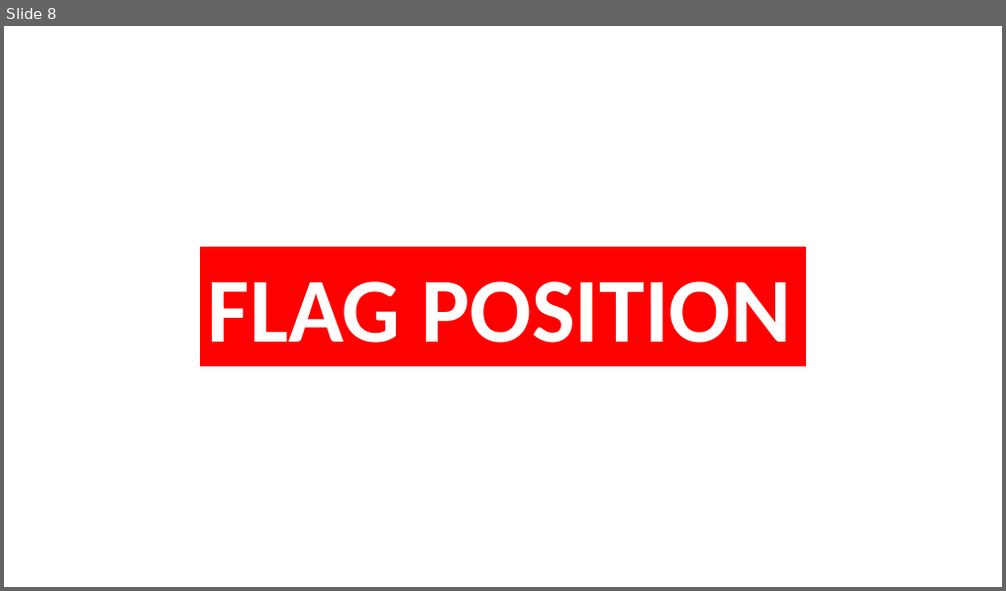
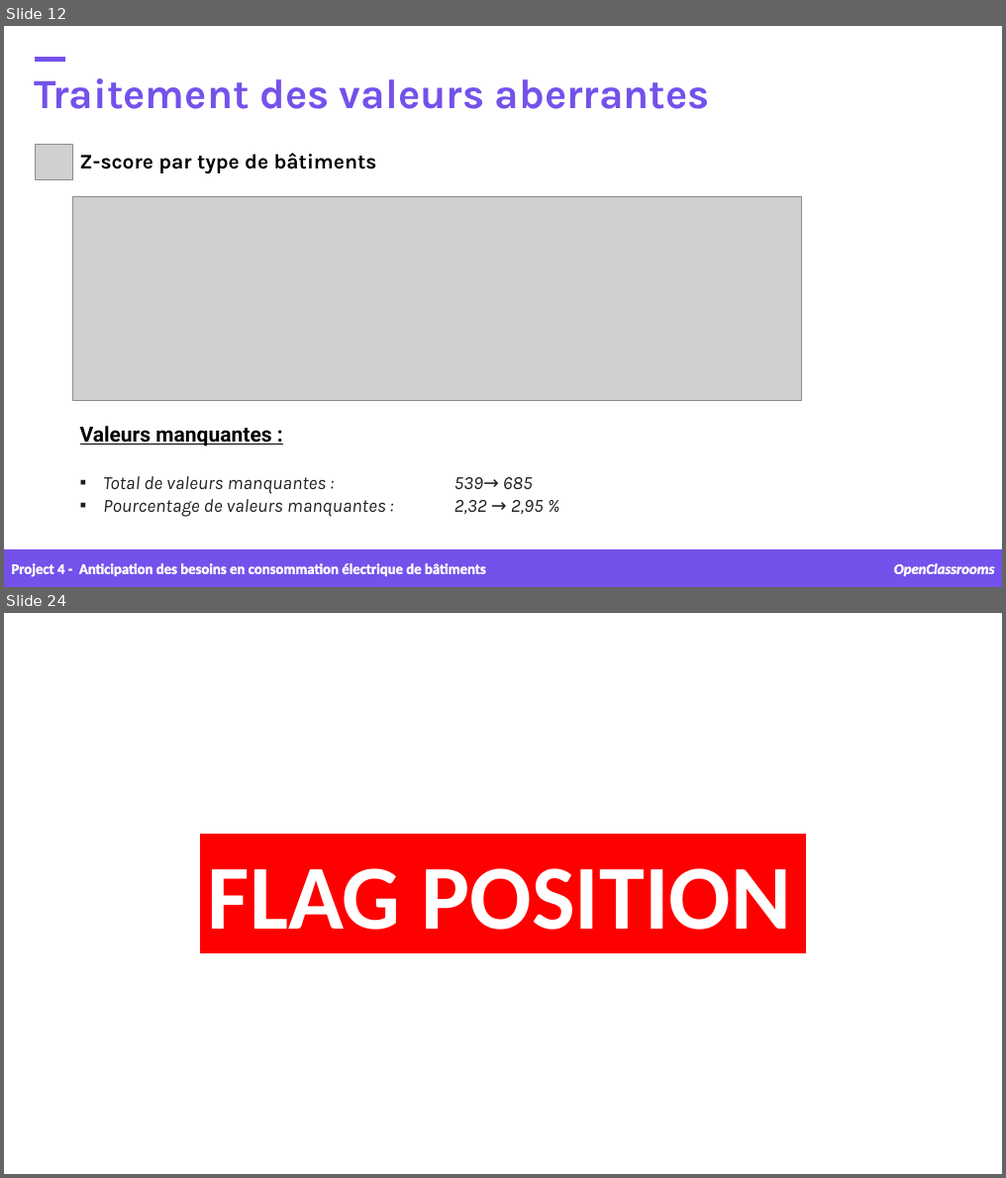
Before and after one commit to samirhinojosa/OC-P4-consumption-needs-of-buildings, a slide deck: supports/P4_presentation v1.pptx. Shown one above the other, each under a label of ours: slide 8 before the commit, slides 12 and 24 after it; the slides between them are not shown. The pictures are 1006x591 and 1006x1178 pixels, drawn with LibreOffice and Linux fonts; fonts in the diff are those of the drawing; grey boxes stand for pictures; background and template pictures are left out. Boxes give left, top, right and bottom in pixels: in the first picture for what was removed or moved away, otherwise in the second. Text is boxed around its words. In the diff, an @@ line names an element or a change of style, - is before the commit and + after.

```diff
--- a/supports/P4_presentation v1.pptx
+++ b/supports/P4_presentation v1.pptx
@@ slide 12 added at (4,26,1002,587), background picture (left out) @@
@@ text added at (35,78,710,109), 40 pt, text #7451EB, bold @@
+Traitement des valeurs aberrantes
@@ rectangle added at (35,57,64,62), fill #7451EB, outline #7451EB 1 pt @@
@@ picture added at (35,144,72,179) @@
@@ text added at (79,153,377,174), 20 pt, text #000000, bold @@
+Z-score par type de bâtiments
@@ picture added at (72,196,801,401) @@
@@ text added at (80,426,544,517), 18 pt, text #202124, italic @@
+Valeurs manquantes :
+▪ Total de valeurs manquantes : 539→ 685
+▪ Pourcentage de valeurs manquantes : 2,32 → 2,95 %
@@ rectangle added at (4,550,1002,587), fill #7451EB, outline #7451EB 1 pt @@
@@ text added at (11,564,486,577), 14 pt, text #FFFFFF, bold @@
+Project 4 - Anticipation des besoins en consommation électrique de bâtiments
@@ text added at (894,564,995,576), 14 pt, text #FFFFFF, bold, italic @@
+OpenClassrooms
@@ what was slide 8 is now slide 24 @@
```
Also in this commit, not shown: 7 slides changed, 14 other slides added, 1 slide removed, 55 other files.
